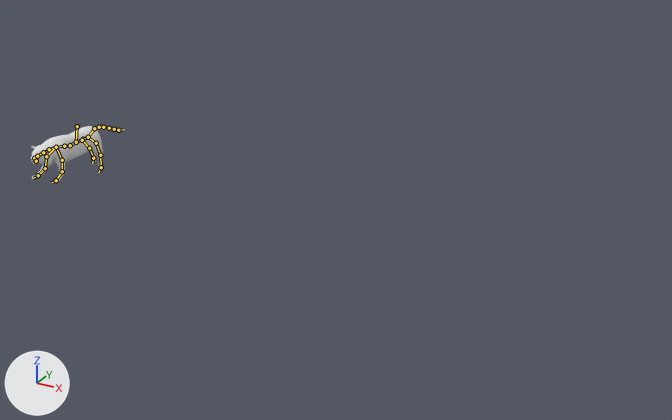
One commit to the Blender file Models/Tigerpro - コピー.blend: the scene before it, then after it.
The view is the same before and after, from a 50 mm lens placed at (46.4, -45.3, 22.8), pointed at (20.6, 1.6, -0.7). Every picture has the same lights, and +X, +Y and +Z are marked at lower left. Both versions are drawn at frame 7 of the action 'Attack'; the numbers are the values there. The bones that bend it are drawn over the model as lines.
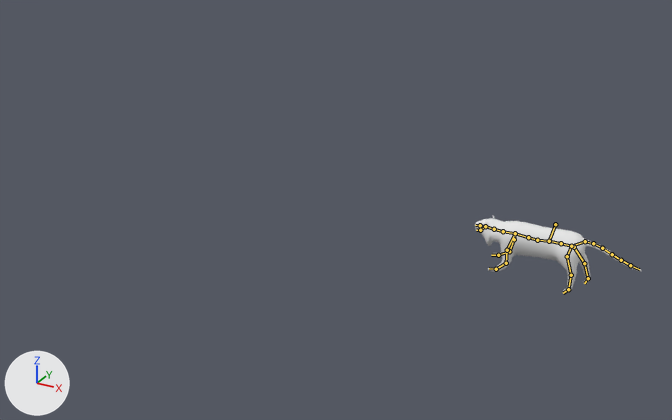
Location of each change, [x1, y1, x2, y2] in pixels of the pictures (672 x 420 px):
'Cube', posed (77% wider, 36% taller): before [31, 126, 125, 184]; after [475, 215, 642, 294]
bone 'Bone', root to tip: before (77, 126) to (76, 142); after (555, 224) to (549, 241)
bone 'Bone.002', root to tip: before (70, 145) to (64, 146); after (537, 240) to (528, 237)
bone 'Bone.003', root to tip: before (64, 146) to (56, 147); after (528, 237) to (515, 233)
bone 'Bone.004', root to tip: before (56, 147) to (49, 149); after (515, 233) to (503, 231)
bone 'Bone.005', root to tip: before (49, 149) to (43, 152); after (503, 231) to (494, 229)

The change, as a list of edits to the scene's bpy script:
```text
Change bone_bone:
    where bone_bone = bpy.data.objects['アーマチュア'].pose.bones['Bone']
    bone_bone.location: (0.0, -0.03, 0.01) -> (-34.56, -0.03, -1.02)
    bone_bone.rotation_quaternion: (1.0, 0.0, 0.0, 0.0) -> (0.707, 0.005, 0.686, -0.17)  # degrees (0, 0, 0) -> degrees (-76, 77, -90)
Change bone_bone_002:
    where bone_bone_002 = bpy.data.objects['アーマチュア'].pose.bones['Bone.002']  # child of 'Bone.001'
    bone_bone_002.rotation_quaternion: (0.994, 0.11, 0.0, 0.0) -> (1.0, 0.021, -0.024, 0.003)  # degrees (13, 0, 0) -> degrees (2, -3, 0)
Change bone_bone_003:
    where bone_bone_003 = bpy.data.objects['アーマチュア'].pose.bones['Bone.003']  # child of 'Bone.002'
    bone_bone_003.rotation_quaternion: (0.991, -0.12, 0.0, -0.063) -> (0.993, -0.1, 0.005, -0.055)  # degrees (-14, -1, -7) -> degrees (-11, 0, -6)
Change bone_bone_004:
    where bone_bone_004 = bpy.data.objects['アーマチュア'].pose.bones['Bone.004']  # child of 'Bone.003'
    bone_bone_004.rotation_quaternion: (0.985, -0.118, 0.0, -0.111) -> (0.991, -0.101, 0.0, -0.095)  # degrees (-14, -2, -13) -> degrees (-12, -1, -11)
Change bone_bone_005:
    where bone_bone_005 = bpy.data.objects['アーマチュア'].pose.bones['Bone.005']  # child of 'Bone.004'
    bone_bone_005.rotation_quaternion: (0.983, 0.175, 0.0, -0.038) -> (0.953, 0.293, 0.032, -0.054)  # degrees (20, 1, -4) -> degrees (34, 5, -5)
```
